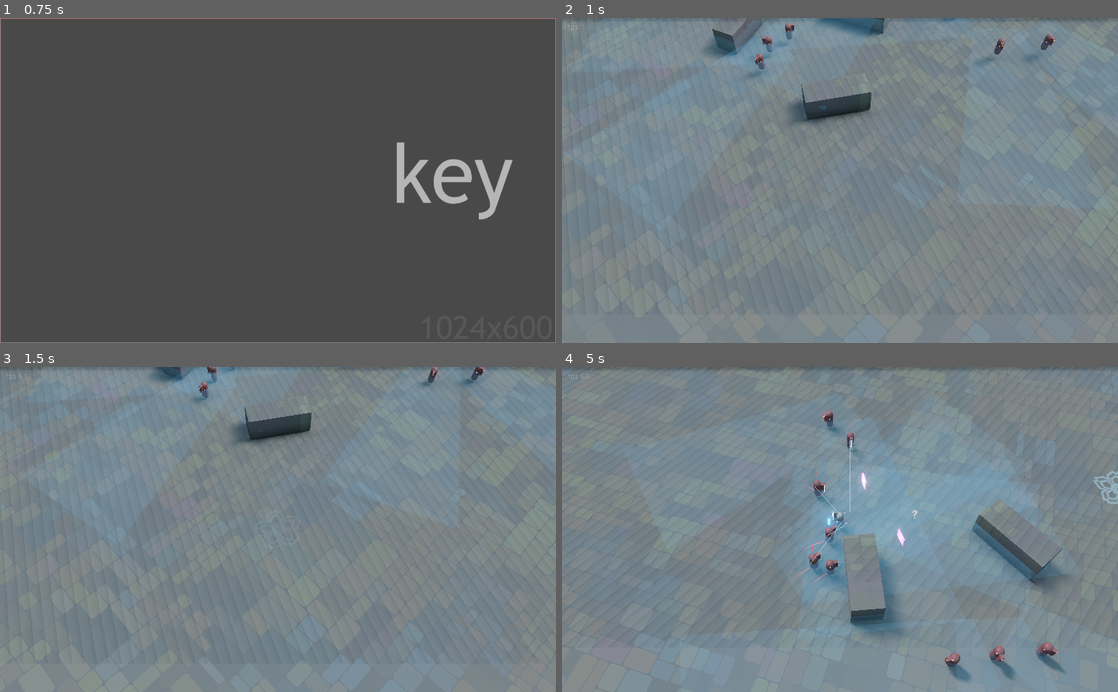
Above: before the commit, frames 1-4 (two rows, left to right).
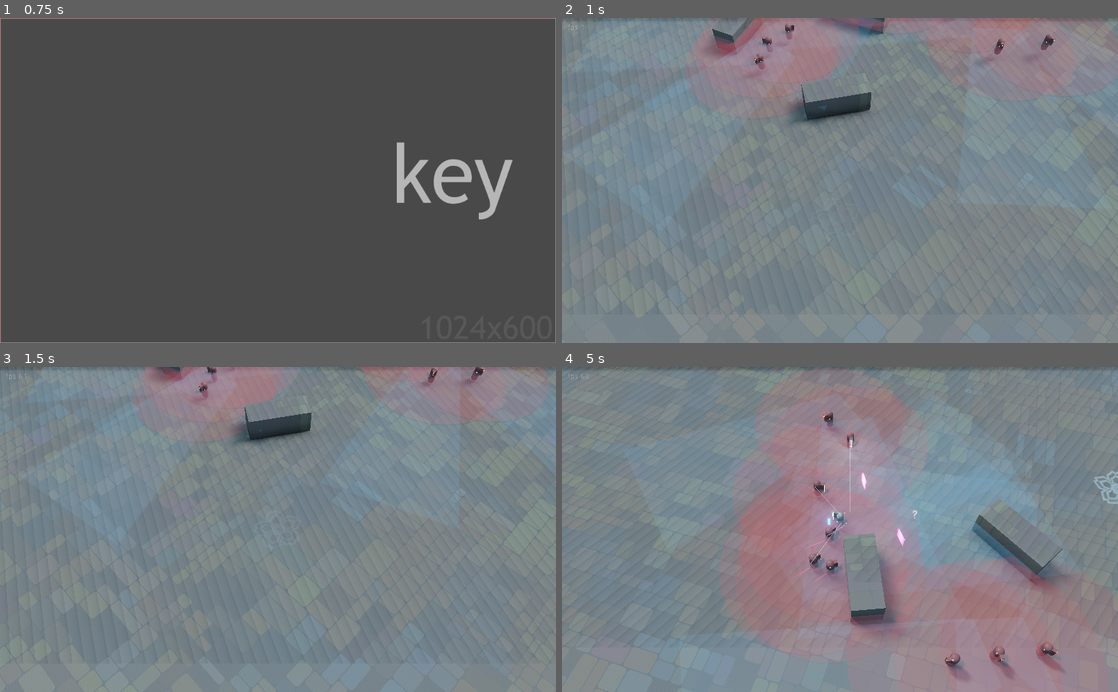
Above: after the commit, the same moments.

Repository: ioxu/key
Game: Godot game, scene res://scenes/splash.tscn
Same seed, same stepped clock (60 frames per second), same inputs: the game is played once before the commit and once after it.
Inputs (mouse positions are in pixels of both pictures, inside the frame that each line leads up to):
- Up to frame 1 (0.75 s): tap Enter at 0.5 s; move the mouse to (400, 164) at 0.52 s; hold D (move_right) from 0.53 s (still down); hold Left (camera_rotate_left) from 0.53 s (still down); click (400, 164) at 0.67 s
- Up to frame 2 (1 s): keep holding D (move_right); keep holding Left (camera_rotate_left); tap Space (jump) at 0.77 s
- Up to frame 3 (1.5 s): move the mouse to (166, 545) at 1.27 s; release D (move_right) at 1.28 s; release Left (camera_rotate_left) at 1.28 s; hold S (move_down) from 1.28 s (still down); tap Right (camera_rotate_right) at 1.35 s
- Up to frame 4 (5 s): tap Space (jump) at 1.52, 3.02, 3.77, 4.52 s; move the mouse to (895, 458) at 2.02 s; release S (move_down) at 2.03 s; hold D (move_right) 2.03-2.78 s; click (895, 458) at 2.1 s; move the mouse to (812, 594) at 2.77 s; hold W (move_up) 2.78-3.53 s; tap Left (camera_rotate_left) at 2.85 s; click (812, 594) at 2.92 s; move the mouse to (1006, 578) at 3.52 s; hold Right (camera_rotate_right) 3.53-4.28 s; hold A (move_left) from 3.53 s (still down); move the mouse to (673, 480) at 4.27 s; click (673, 480) at 4.35 s

Frame 1 is identical in both runs. In frame 2, 8.8% of the frame differs, in the area x 24-97%, y 0-29%; in frame 3, 5.2%; in frame 4, 29%, in the area x 31-99%, y 0-100%.

Commit message:
player character additional_force attribute, resolves #17

Diff:
--- a/data/enemies/Enemy.gd
+++ b/data/enemies/Enemy.gd
@@ -139,7 +139,7 @@
 		var corpse = enemy_corpse_scene.instance()
 		corpse.transform = self.transform
 		get_node("/root/").add_child(corpse)
-		var impulse = Vector3(0.0, 35.0, 0.0) + bullet.transform.basis.z * 25.0
+		var impulse = Vector3(0.0, 35.0, 0.0) + bullet.transform.basis.z * 35.0 #25.0
 		var impulse_location = transform.basis.z * -0.4 + Vector3(0.0, -0.15, 0.0)
 		corpse.apply_impulse ( impulse_location, impulse)
 
--- a/data/enemies/Enemy.tscn
+++ b/data/enemies/Enemy.tscn
@@ -186,7 +186,6 @@
 
 [node name="MeshInstance" type="MeshInstance" parent="sensing_area"]
 transform = Transform( 1, 0, 0, 0, 0.0920906, 0, 0, 0, 1, 0, 0, 0 )
-visible = false
 mesh = SubResource( 13 )
 material/0 = null
 
--- a/data/weapons/pulse_shard/pulse_shard.gd
+++ b/data/weapons/pulse_shard/pulse_shard.gd
@@ -18,6 +18,7 @@
 
 
 func _ready():
+	yield(get_tree(), "idle_frame")
 	$bullet_spawner/pulse_shard_bullet.queue_free()
 	add_child(firing_timer)
 	firing_timer.wait_time = base_fire_rate
--- a/data/weapons/pulse_shard/pulse_shard.tscn
+++ b/data/weapons/pulse_shard/pulse_shard.tscn
@@ -124,8 +124,8 @@
 tracks/8/imported = false
 tracks/8/enabled = true
 tracks/8/keys = {
-"points": PoolRealArray( 4.79836, -0.25, 0, 0.0177556, -0.419304, 0.599209, -0.27, 0.981171, 0.16, -0.527284, 0, -0.25, 0, 0.25, 0 ),
-"times": PoolRealArray( 0.01, 0.33, 1 )
+"points": PoolRealArray( 10.0026, -0.25, 0, 0.0177556, -0.419304, 1.94352, -0.21, 2.2176, 0.13, -0.973582, 0, -0.25, 0, 0.25, 0 ),
+"times": PoolRealArray( 0, 0.36, 1 )
 }
 
 [node name="pulse_shard" instance=ExtResource( 1 )]
--- a/scenes/player/Controller.gd
+++ b/scenes/player/Controller.gd
@@ -33,6 +33,7 @@
 var gravity := -10.0
 var accelerate = acceleration
 var movement := Vector3.ZERO
+var additional_force := Vector3.ZERO
 var actual_mesh_rot_y := 0.0
 var rotation_speed := 0.05
 var zoom_factor : float = min_zoom
@@ -181,6 +182,7 @@
 	direction.y = 0.0
 	last_direction = direction.normalized()
 	var max_speed = movement_speed * direction.normalized() * get_move_direction_length()
+	max_speed += additional_force
 	accelerate = deaceleration
 	if direction.dot(speed) > 0.0:
 		accelerate = acceleration
@@ -202,3 +204,5 @@
 	camera_lookahead_factor_actual = lerp(camera_lookahead_factor_actual, camera_lookahead_factor, dt * 3.0 )
 	camera_lookahead_direction_actual = camera_lookahead_direction_actual.linear_interpolate(camera_lookahead_direction, dt * 1.5)
 	camera_root.transform.origin = camera_lookahead_direction_actual * camera_lookahead_factor_actual * 7.5
+
+	additional_force = Vector3.ZERO
--- a/scenes/player/player.gd
+++ b/scenes/player/player.gd
@@ -62,10 +62,8 @@
 	if !get_active():
 		return
 
-	# knockback #15
-	#$Controller.direction = bullet.global_transform.basis.z
-	#$Controller.direction = $Controller.direction.normalized()
-	#$Controller.movement_speed = bullet.projectile_knockback
+	# kockback
+	$Controller.additional_force = bullet.global_transform.basis.z.normalized() * bullet.projectile_knockback * 0.5
 
 	var damage = damage_rng.randf_range(bullet.damage_range[0], bullet.damage_range[1])
 	set_health( health - damage )
